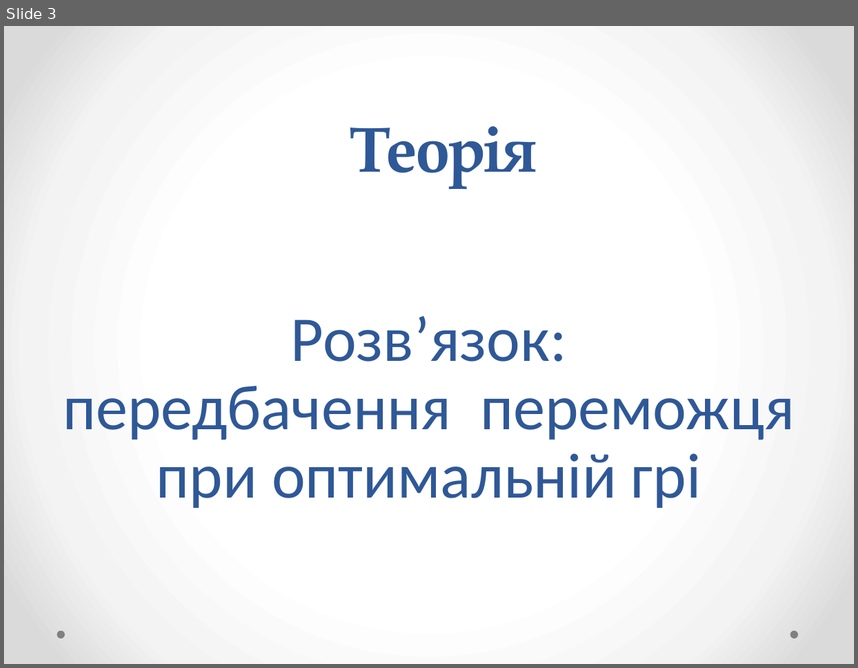
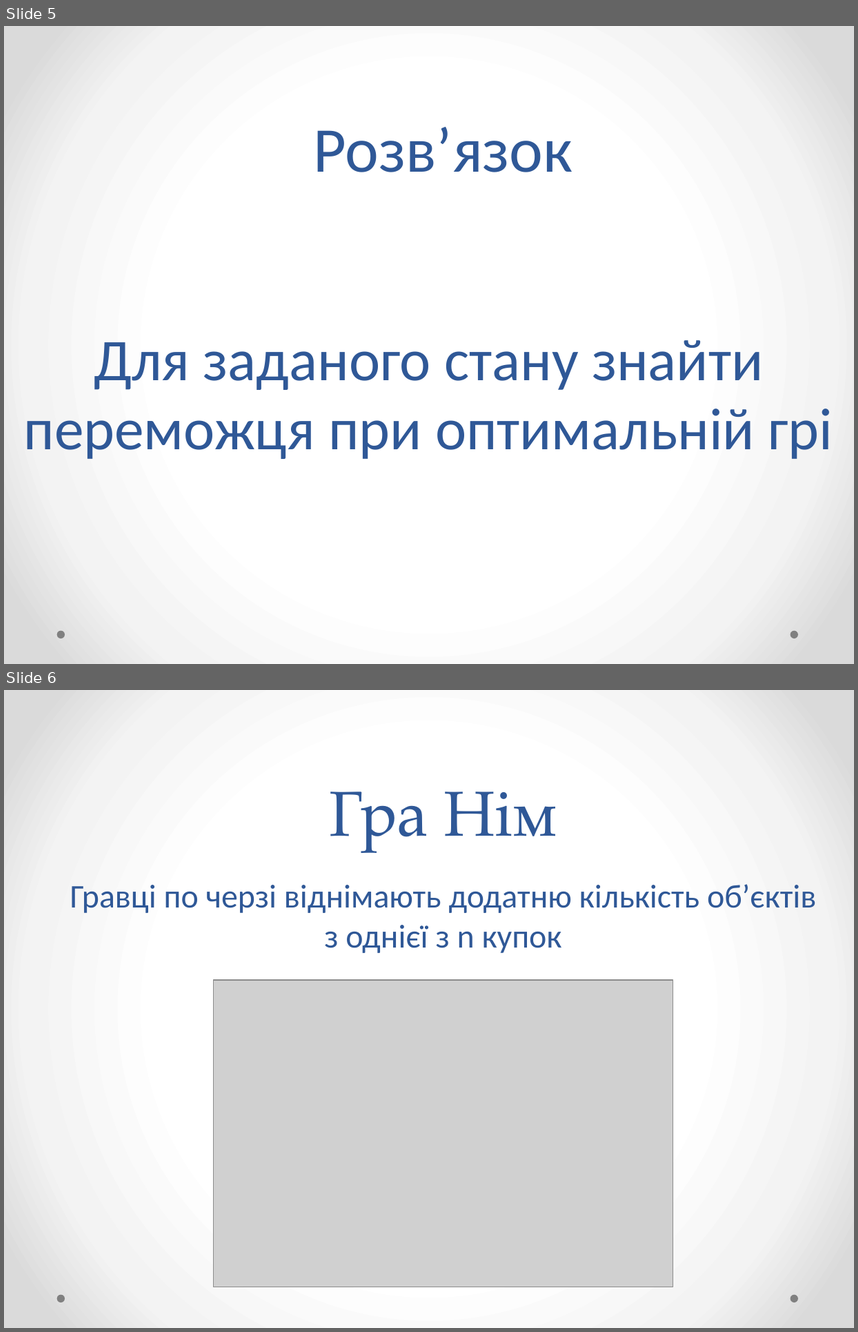
Before and after one commit to MarkiyanMatsekh/SpragueGrundyTheory, a slide deck: PaperWork/Presentation.pptx. Shown one above the other, each under a label of ours: slide 3 before the commit, slides 5 and 6 after it. The pictures are 858x668 and 858x1332 pixels, drawn with LibreOffice and Linux fonts; fonts in the diff are those of the drawing; grey boxes stand for pictures. Boxes give left, top, right and bottom in pixels: in the first picture for what was removed or moved away, otherwise in the second. Text is boxed around its words. In the diff, an @@ line names an element or a change of style, - is before the commit and + after.

```diff
--- a/PaperWork/Presentation.pptx
+++ b/PaperWork/Presentation.pptx
@@ slide 6 added at (4, 690, 854, 1328), background gradient #FFFFFF to #F4F4F4 to #DADADA; not listed: 2 template elements that a slide beside it also shows @@
@@ text added at (329, 791, 557, 851), 54 pt, text #2F5897 @@
+Гра Нім
@@ title added at (70, 884, 816, 953), 28 pt, text #2F5897 @@
+Гравці по черзі віднімають додатню кількість об’єктів з однієї з n купок
@@ picture added at (213, 980, 672, 1287) @@
@@ what was slide 3 is now slide 5 @@
@@ slide 5 changed as well @@
@@ text at (314, 127, 573, 172): text changed; font TeX Gyre Pagella to Calibri; bold off @@
-Теорія
+Розв’язок
@@ title at (24, 340, 833, 459): text changed; size 54 to 50 pt @@
-Розв’язок:
-передбачення переможця при оптимальній грі
+Для заданого стану знайти переможця при оптимальній грі
```
Also in this commit, not shown: 10 other slides changed, 11 other slides added, 4 slides removed, 8 other files.
